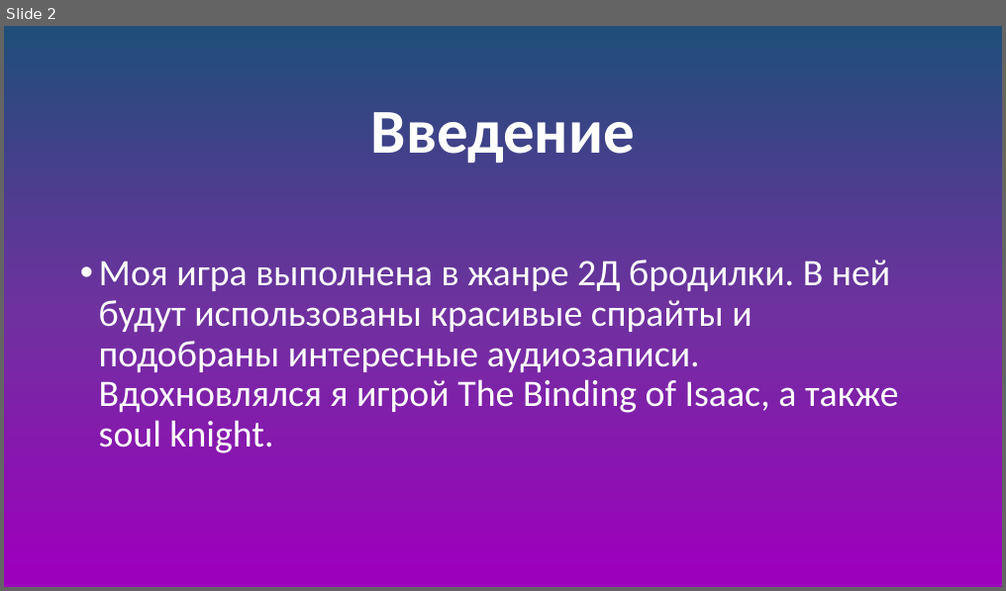
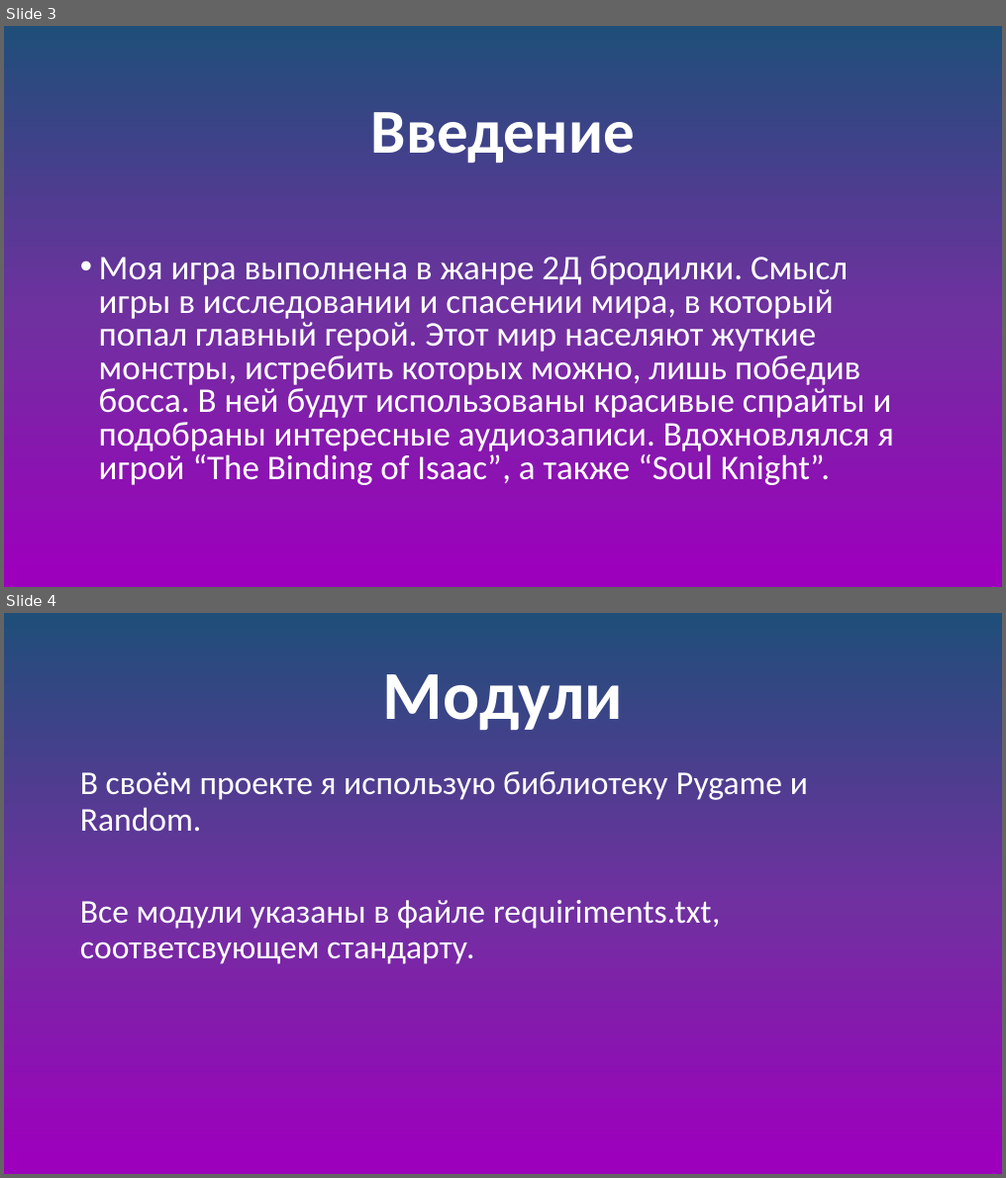
Before and after one commit to Father-Dog-Danil/Pygame_solo, a slide deck: doc/презентация.pptx. Shown one above the other, each under a label of ours: slide 2 before the commit, slides 3 and 4 after it. The pictures are 1006x591 and 1006x1178 pixels, drawn with LibreOffice and Linux fonts; fonts in the diff are those of the drawing. Boxes give left, top, right and bottom in pixels: in the first picture for what was removed or moved away, otherwise in the second. Text is boxed around its words. In the diff, an @@ line names an element or a change of style, - is before the commit and + after.

```diff
--- a/doc/презентация.pptx
+++ b/doc/презентация.pptx
@@ slide 4 added at (x1=4, y1=613, x2=1002, y2=1174), background gradient #1F4E79 to #7030A0 to #9D00BC @@
@@ title added at (x1=383, y1=674, x2=623, y2=730), 66 pt, text #FFFFFF, bold @@
+Модули
@@ text added at (x1=80, y1=771, x2=808, y2=964), 32 pt, text #FFFFFF @@
+В своём проекте я использую библиотеку Pygame и Random.
+Все модули указаны в файле requiriments.txt, соответсвующем стандарту.
@@ what was slide 2 is now slide 3 @@
@@ slide 3 changed as well @@
@@ text at (x1=99, y1=256, x2=894, y2=485): text changed; size 36 to 33.3 pt @@
-• Моя игра выполнена в жанре 2Д бродилки. В ней будут использованы красивые спрайты и подобраны интересные аудиозаписи. Вдохновлялся я игрой The Binding of Isaac, а также soul knight.
+• Моя игра выполнена в жанре 2Д бродилки. Смысл игры в исследовании и спасении мира, в который попал главный герой. Этот мир населяют жуткие монстры, истребить которых можно, лишь победив босса. В ней будут использованы красивые спрайты и подобраны интересные аудиозаписи. Вдохновлялся я игрой “The Binding of Isaac”, а также “Soul Knight”.
```
Also in this commit, not shown: 4 other slides changed, 13 other slides added.
